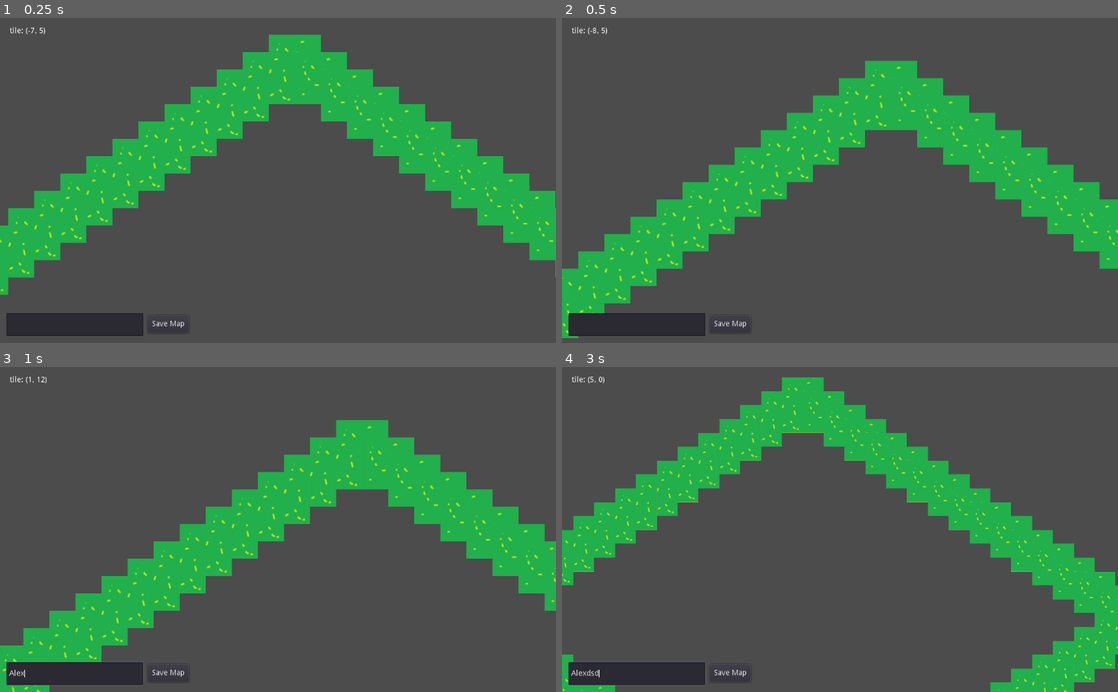
Above: before the commit, frames 1-4 (two rows, left to right).
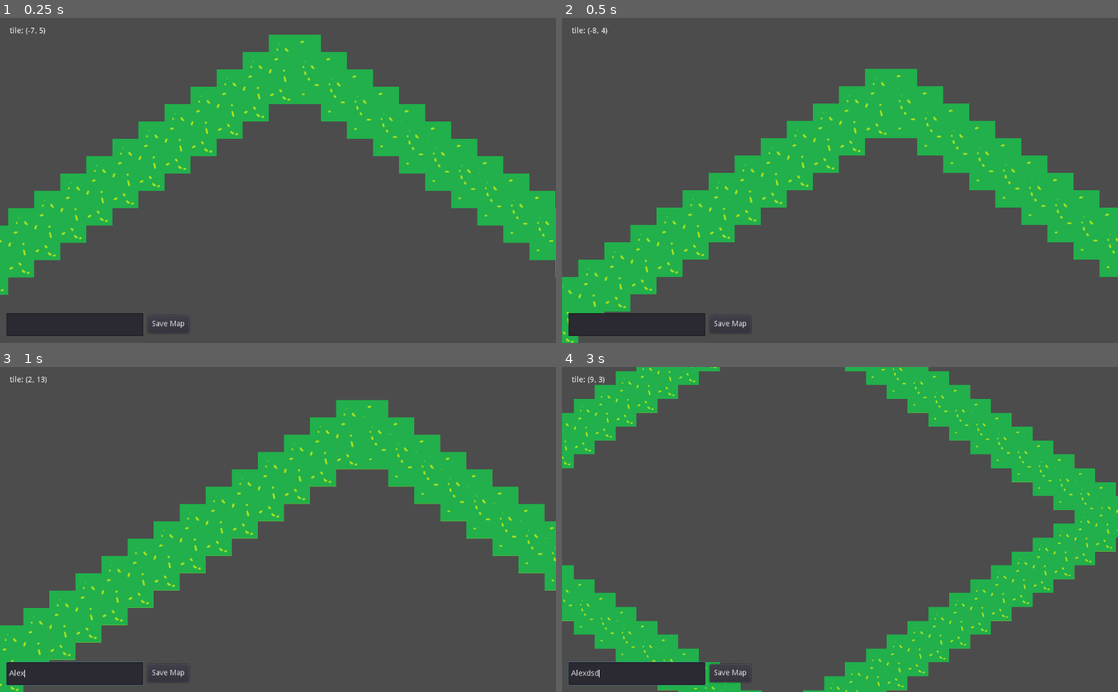
Above: after the commit, the same moments.

Repository: xfstef/captains
Game: Godot game, scene res://AdventureMap.tscn
Two runs of this game, one before a commit and one after it. Both use one fixed random seed, a clock stepped at 60 frames per second and the inputs below.
Inputs (mouse positions are in pixels of both pictures, inside the frame that each line leads up to):
- Up to frame 1 (0.25 s): no input
- Up to frame 2 (0.5 s): no input
- Up to frame 3 (1 s): click (72, 672) at 0.52 s; type "Alex" at 0.6 s
- Up to frame 4 (3 s): move the mouse to (962, 513) at 1.27 s; hold D (map_right) 1.28-2.03 s; tap Mouse wheel down (wheel_down) at 1.35, 2.85 s; move the mouse to (728, 545) at 2.02 s; hold S (map_down) 2.03-2.78 s; tap Mouse wheel up (wheel_up) at 2.1 s; move the mouse to (895, 458) at 2.77 s; hold D (map_right) from 2.78 s (still down)

Frame 1 is identical in both runs. In frame 2, 6.7% of the frame differs, in the area x 0-100%, y 2-100%; in frame 3, 13%; in frame 4, 39%, in the area x 0-100%, y 0-100%.

Commit message:
Fixed camera scroll bugs

Diff:
--- a/AdventureMap.tscn
+++ b/AdventureMap.tscn
@@ -12,8 +12,6 @@
 [node name="Camera2D" type="Camera2D" parent="."]
 offset = Vector2( 0, 300 )
 current = true
-limit_top = -400
-limit_smoothed = true
 smoothing_enabled = true
 script = ExtResource( 5 )
 
@@ -72,42 +70,4 @@
 __meta__ = {
 "_edit_use_anchors_": false
 }
-
-[node name="LT" type="Control" parent="UI"]
-margin_right = 20.0
-margin_bottom = 20.0
-mouse_filter = 1
-__meta__ = {
-"_edit_use_anchors_": false
-}
-
-[node name="LB" type="Control" parent="UI"]
-margin_left = 0.0377121
-margin_top = 579.74
-margin_right = 20.0377
-margin_bottom = 599.74
-mouse_filter = 1
-__meta__ = {
-"_edit_use_anchors_": false
-}
-
-[node name="RT" type="Control" parent="UI"]
-margin_left = 1004.14
-margin_top = 0.646545
-margin_right = 1024.14
-margin_bottom = 20.6465
-mouse_filter = 1
-__meta__ = {
-"_edit_use_anchors_": false
-}
-
-[node name="RB" type="Control" parent="UI"]
-margin_left = 1003.76
-margin_top = 579.978
-margin_right = 1023.76
-margin_bottom = 599.978
-mouse_filter = 1
-__meta__ = {
-"_edit_use_anchors_": false
-}
 [connection signal="pressed" from="UI/saveMapButton" to="." method="_on_saveMapButton_pressed"]
--- a/Scripts/Camera2D.gd
+++ b/Scripts/Camera2D.gd
@@ -1,13 +1,9 @@
 extends Camera2D
 
-var move_vector = Vector2()
-var mouse_pos
-var viewport_size
-
 func _process(delta):
-	move_vector = Vector2()
-	mouse_pos = get_viewport().get_mouse_position()
-	viewport_size = get_viewport().size
+	var move_vector = Vector2()
+	var mouse_pos = get_viewport().get_mouse_position()
+	var viewport_size = get_viewport().size
 
 	if Input.is_action_pressed("map_left"):
 		move_vector.x -= 1
@@ -24,22 +20,13 @@
 		self.zoom.x -= 0.25
 		self.zoom.y -= 0.25
 
-	if mouse_pos.x < 40 && mouse_pos.y < 40:
+	if mouse_pos.x < 50:
 		move_vector.x = -1
+	elif mouse_pos.x > viewport_size.x - 50:
+		move_vector.x = 1
+	if mouse_pos.y < 50:
 		move_vector.y = -1
-	elif mouse_pos.x < 40 && mouse_pos.y > viewport_size.y - 40:
-		move_vector.x = -1
-		move_vector.y = 1
-	elif mouse_pos.x > viewport_size.x - 40 && mouse_pos.y < 40:
-		move_vector.x = 1
-		move_vector.y = -1
-	elif mouse_pos.x > viewport_size.x - 40 && mouse_pos.y > viewport_size.y - 40:
-		move_vector.x = 1
+	elif mouse_pos.y > viewport_size.y - 50:
 		move_vector.y = 1
 
-	if move_vector.x != 0 || move_vector.y != 0:
-		print(move_vector)
-
-	self.position += move_vector * delta * 300
-	#global_translate(move_vector * delta * 300)
-	#translate(move_vector * delta * 300)
+	global_translate(move_vector * delta * 300 * self.zoom.x)
